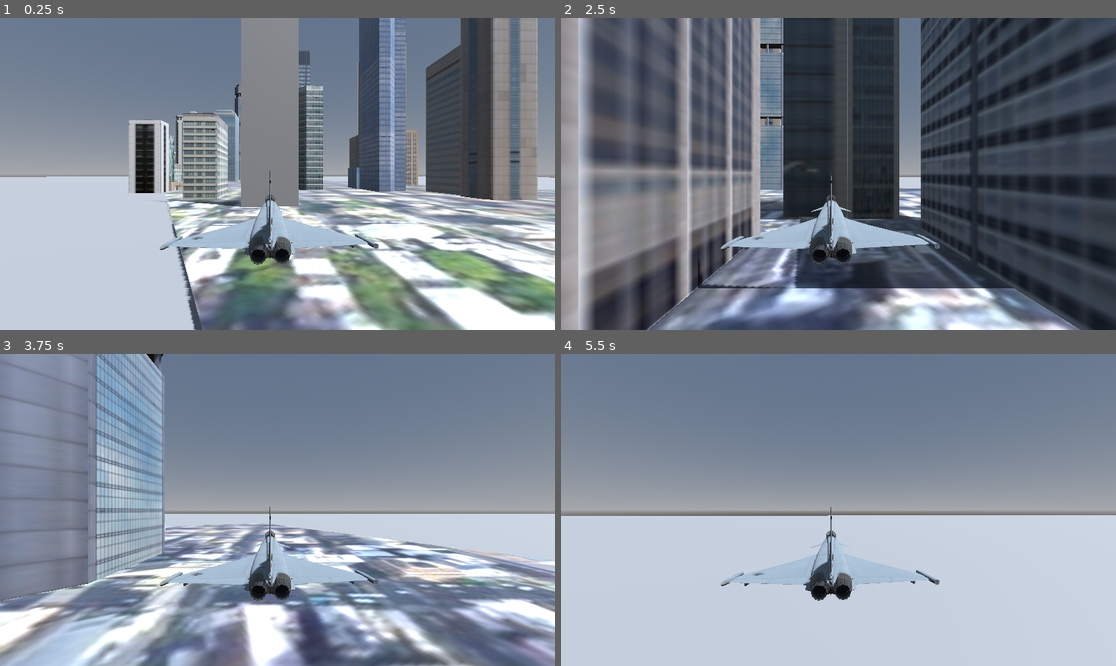
Above: before the commit, frames 1-4 (two rows, left to right).
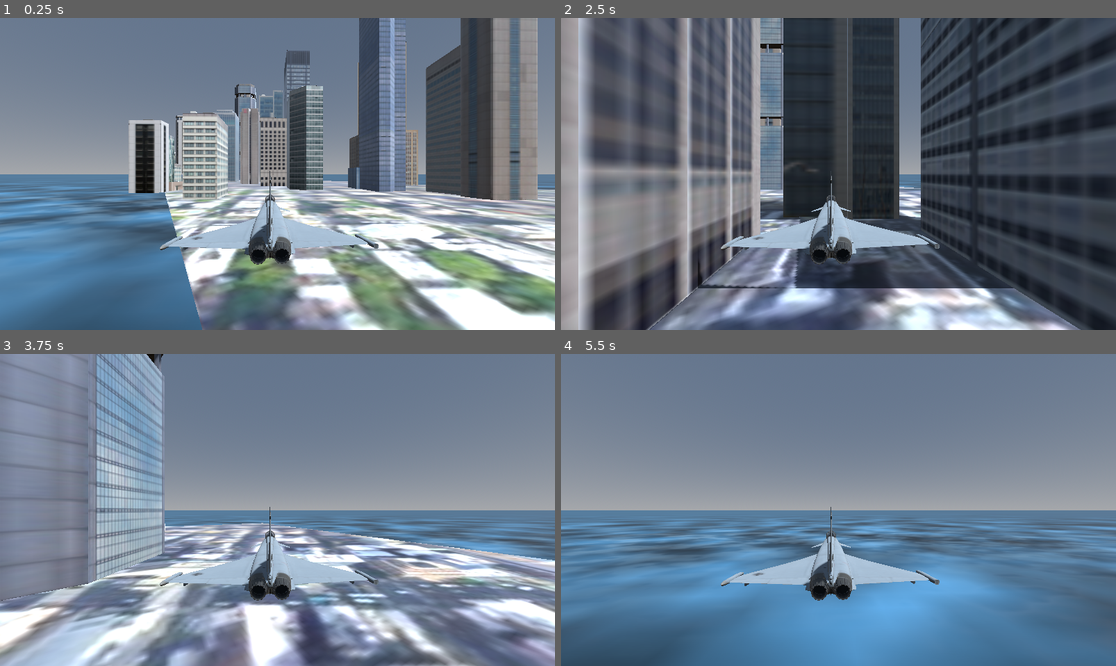
Above: after the commit, the same moments.

Repository: fmanriquedelara/Planes
Game: Godot game, scene res://Flight.tscn
Same seed, same stepped clock (60 frames per second), same inputs: the game is played once before the commit and once after it.
Inputs:
- Up to frame 1 (0.25 s): no input
- Up to frame 2 (2.5 s): no input
- Up to frame 3 (3.75 s): no input
- Up to frame 4 (5.5 s): no input

The runs differ from the first frame. In frame 1, 22% of the frame differs, in the area x 0-100%, y 0-100%; in frame 2, 0.2%; in frame 3, 6.1%; in frame 4, 47%, in the area x 0-100%, y 50-100%.

Commit message:
Sounds and water

Diff:
--- a/Godot/Flight.tscn
+++ b/Godot/Flight.tscn
@@ -1,11 +1,12 @@
-[gd_scene load_steps=14 format=3 uid="uid://clpemks1wa84k"]
+[gd_scene load_steps=21 format=3 uid="uid://clpemks1wa84k"]
 
 [ext_resource type="Script" path="res://Plane.gd" id="1_h3wty"]
 [ext_resource type="ArrayMesh" uid="uid://dm5ln70oxqah5" path="res://Example.obj" id="1_iqdbv"]
 [ext_resource type="PackedScene" uid="uid://sw4ftla1bb23" path="res://eurofighter_typhoon_-_fighter_jet_-_free.glb" id="3_ihj6d"]
 [ext_resource type="PackedScene" uid="uid://bv65gjggmasw7" path="res://fa-18e_super_hornet_usa.glb" id="4_vwmg7"]
-[ext_resource type="AudioStream" uid="uid://b0pkn38di051w" path="res://534856__m_cel__jet-engine.ogg" id="5_sxe7x"]
+[ext_resource type="AudioStream" uid="uid://dvxwgpt7yg2hp" path="res://Sounds/JetEngineShort.ogg" id="5_vl10w"]
 [ext_resource type="PackedScene" uid="uid://b6i30x14cim0b" path="res://low-poly_city_buildings.glb" id="6_ans8s"]
+[ext_resource type="AudioStream" uid="uid://ddms14iugpg5k" path="res://Sounds/GunTrimmed.wav" id="6_cihpu"]
 
 [sub_resource type="ProceduralSkyMaterial" id="ProceduralSkyMaterial_7oudr"]
 
@@ -24,6 +25,32 @@
 [sub_resource type="Skin" id="Skin_587ff"]
 
 [sub_resource type="BoxMesh" id="BoxMesh_6fivi"]
+
+[sub_resource type="QuadMesh" id="QuadMesh_p15a7"]
+
+[sub_resource type="FastNoiseLite" id="FastNoiseLite_gt80h"]
+frequency = 0.1
+
+[sub_resource type="NoiseTexture2D" id="NoiseTexture2D_0hwt0"]
+seamless = true
+noise = SubResource("FastNoiseLite_gt80h")
+
+[sub_resource type="FastNoiseLite" id="FastNoiseLite_6v3am"]
+frequency = 0.1
+
+[sub_resource type="NoiseTexture2D" id="NoiseTexture2D_4rmdg"]
+width = 1024
+height = 1024
+seamless = true
+seamless_blend_skirt = 1.0
+as_normal_map = true
+noise = SubResource("FastNoiseLite_6v3am")
+
+[sub_resource type="StandardMaterial3D" id="StandardMaterial3D_gcvy4"]
+albedo_color = Color(0.27451, 0.501961, 0.643137, 1)
+albedo_texture = SubResource("NoiseTexture2D_0hwt0")
+roughness_texture = SubResource("NoiseTexture2D_4rmdg")
+uv1_scale = Vector3(5, 5, 5)
 
 [node name="Node3D" type="Node3D"]
 
@@ -57,7 +84,10 @@
 transform = Transform3D(0.0364693, 0, 0.999335, 0, 1, 0, -0.999335, 0, 0.0364693, -2.54399, 0.486725, 0)
 
 [node name="EngineSound" type="AudioStreamPlayer3D" parent="Plane"]
-stream = ExtResource("5_sxe7x")
+stream = ExtResource("5_vl10w")
+
+[node name="GunSound" type="AudioStreamPlayer3D" parent="Plane"]
+stream = ExtResource("6_cihpu")
 
 [node name="WorldEnvironment" type="WorldEnvironment" parent="."]
 environment = SubResource("Environment_es76t")
@@ -65,14 +95,21 @@
 
 [node name="MeshInstance3D" type="MeshInstance3D" parent="."]
 transform = Transform3D(1000, 0, 0, 0, 1000, 0, 0, 0, 1000, 0, -1.07809, 0)
+visible = false
 mesh = SubResource("PlaneMesh_gnj2k")
 skin = SubResource("Skin_587ff")
 
 [node name="MeshInstance3D2" type="MeshInstance3D" parent="."]
 transform = Transform3D(20, 0, 0, 0, 100, 0, 0, 0, 20, -100, 50, 0)
+visible = false
 mesh = SubResource("BoxMesh_6fivi")
 
 [node name="low-poly_city_buildings" parent="." instance=ExtResource("6_ans8s")]
 transform = Transform3D(100, 0, 0, 0, 100, 0, 0, 0, 100, -277.062, 0, 0)
 
+[node name="Water" type="MeshInstance3D" parent="."]
+transform = Transform3D(10000, 0, 0, 0, -0.000437114, 10000, 0, -10000, -0.000437114, 0, 0, 0)
+mesh = SubResource("QuadMesh_p15a7")
+surface_material_override/0 = SubResource("StandardMaterial3D_gcvy4")
+
 [editable path="Plane/Eurofighter"]
--- a/Godot/Plane.gd
+++ b/Godot/Plane.gd
@@ -25,6 +25,7 @@
 var tau_yaw := 0.2
 
 @onready var engine_sound: AudioStreamPlayer3D = $EngineSound
+@onready var gun_sound: AudioStreamPlayer3D = $GunSound
 @onready var wing: MeshInstance3D = $Eurofighter/Sketchfab_model/root/GLTF_SceneRootNode/Airframe_0/Object_4
 
 var wing_material: ShaderMaterial
@@ -145,6 +146,12 @@
 
 	engine_sound.volume_db = lerp(-8.0, 0.0, throttle)
 
+	if Input.is_action_pressed("Gun"):
+		if not gun_sound.playing:
+			gun_sound.play()
+	else:
+		gun_sound.stop()
+
 
 func _update_dynamics(delta):
 	var pitch = Input.get_axis("aPitchIncrease", "aPitchDecrease")
--- a/Godot/project.godot
+++ b/Godot/project.godot
@@ -61,3 +61,8 @@
 "events": [Object(InputEventJoypadButton,"resource_local_to_scene":false,"resource_name":"","device":-1,"button_index":10,"pressure":0.0,"pressed":true,"script":null)
 ]
 }
+Gun={
+"deadzone": 0.5,
+"events": [Object(InputEventJoypadButton,"resource_local_to_scene":false,"resource_name":"","device":-1,"button_index":0,"pressure":0.0,"pressed":true,"script":null)
+]
+}
Not shown, added: Godot/Sounds/GunTrimmed.wav.import
Not shown, added: Godot/Sounds/JetEngineShort.ogg.import
Not shown, added: Godot/Sounds/GunTrimmed.wav
Not shown, added: Godot/Sounds/JetEngineShort.ogg
Not shown, added: Shark 600/474125__soundfxstudio__m134-minigun-firing.wav
Not shown, added: Shark 600/GunTrimmed.wav
Not shown, added: Shark 600/JetEngineShort.ogg
